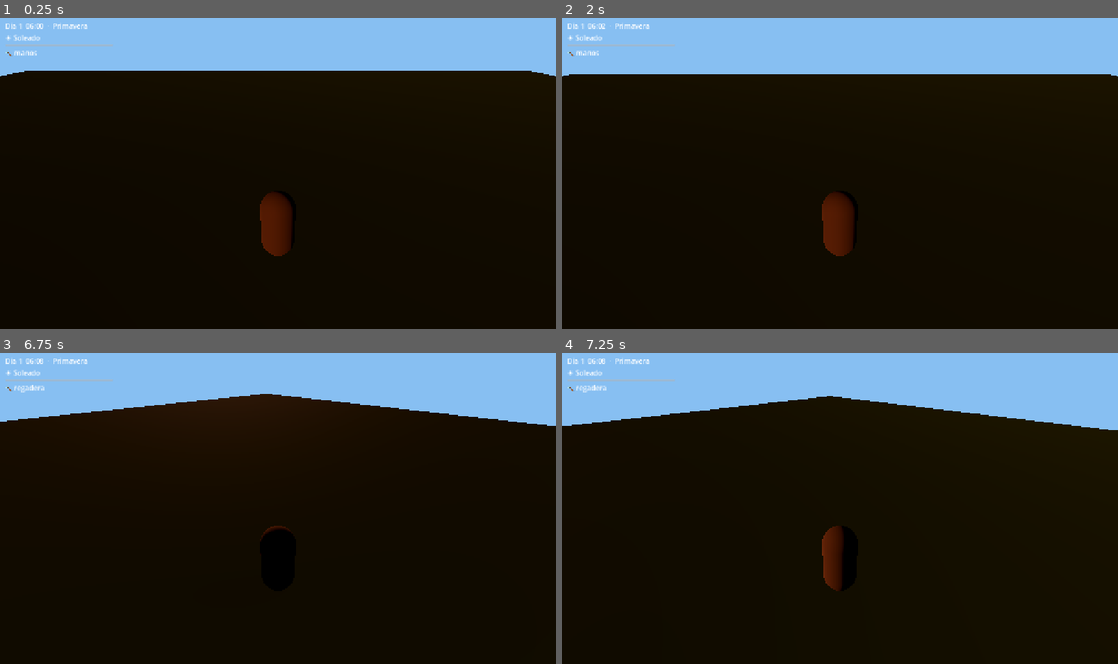
Above: before the commit, frames 1-4 (two rows, left to right).
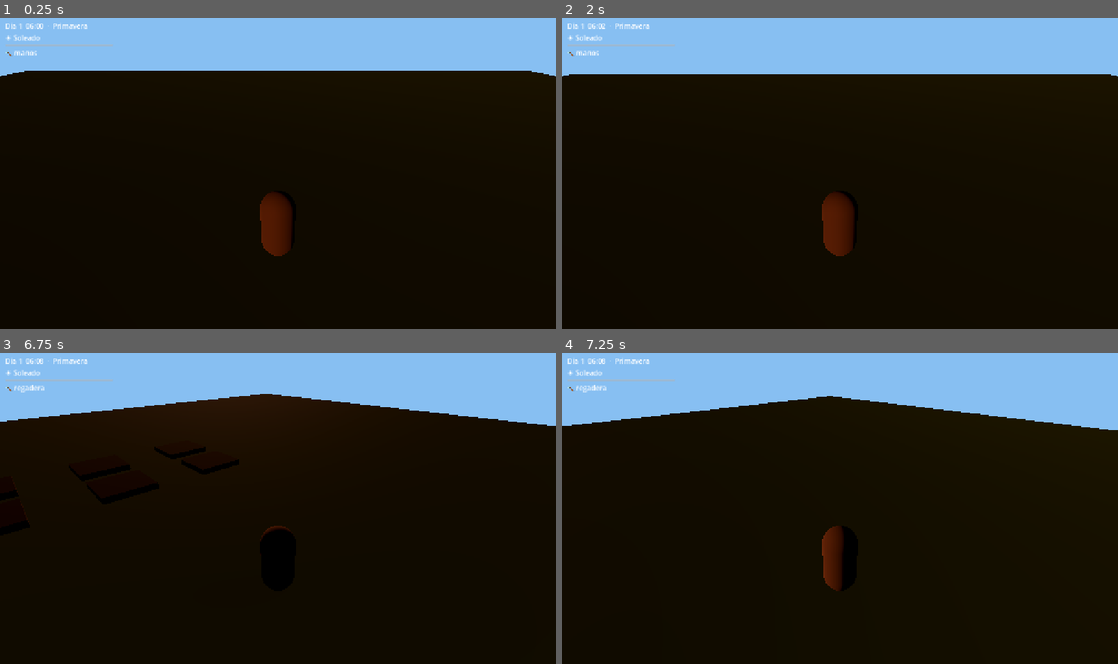
Above: after the commit, the same moments.

Repository: rafael-espinosa-rodriguez/nuestra-vida-en-el-campo
Game: Godot game, scene res://scenes/Main.tscn
Same seed, same stepped clock (60 frames per second), same inputs: the game is played once before the commit and once after it.
Inputs (mouse positions are in pixels of both pictures, inside the frame that each line leads up to):
- Up to frame 1 (0.25 s): no input
- Up to frame 2 (2 s): tap Enter (ui_accept) at 0.5, 0.77, 1.07, 1.25 s; move the mouse to (812, 235) at 0.52 s; hold W (move_forward) 0.53-1.25 s; tap E (interact) at 0.6 s; click (812, 235) at 0.67 s; drag from (1006, 220) to (812, 235) at 1.27 s
- Up to frame 3 (6.75 s): tap Enter (ui_accept) at 2, 3.5, 3.77, 4.07, 5, 6.5 s; move the mouse to (111, 461) at 2.02 s; hold A (move_left) 2.03-2.75 s; hold Shift (sprint) 2.03-2.75 s; tap E (interact) at 2.3, 3.8, 5.1 s; drag from (305, 508) to (111, 461) at 2.77 s; move the mouse to (194, 430) at 3.52 s; hold S (move_back) 3.53-4.25 s; tap 2 at 3.6 s; drag from (400, 492) to (194, 430) at 4.27 s; move the mouse to (166, 524) at 5.02 s; hold W (move_forward) 5.03-5.75 s; click (166, 524) at 5.17 s; drag from (333, 440) to (166, 524) at 5.77 s; move the mouse to (250, 570) at 6.52 s; hold D (move_right) from 6.53 s (still down); hold Shift (sprint) from 6.53 s (still down)
- Up to frame 4 (7.25 s): keep holding D (move_right); keep holding Shift (sprint); tap Enter (ui_accept) at 6.77, 7.07 s; tap E (interact) at 6.8 s

Frames 1-2 are identical in both runs. In frame 3, 0.3% of the frame differs, in the area x 27-43%, y 30-38%; in frame 4, nothing differs.

Commit message:
feat(spec-004): parcelas, cultivos .tres, tick diario, lluvia riega + smoke

Diff:
--- /dev/null
+++ b/resources/data/crops/tomate.tres
@@ -0,0 +1,11 @@
+[gd_resource type="Resource" script_class="CropData" load_steps=2 format=3]
+
+[ext_resource type="Script" path="res://scripts/data/crop_data.gd" id="1"]
+
+[resource]
+script = ExtResource("1")
+crop_id = "tomate"
+display_name = "Tomate"
+grow_days = 4
+season = "primavera"
+needs_water = true
--- /dev/null
+++ b/resources/data/crops/trigo.tres
@@ -0,0 +1,11 @@
+[gd_resource type="Resource" script_class="CropData" load_steps=2 format=3]
+
+[ext_resource type="Script" path="res://scripts/data/crop_data.gd" id="1"]
+
+[resource]
+script = ExtResource("1")
+crop_id = "trigo"
+display_name = "Trigo"
+grow_days = 3
+season = "primavera"
+needs_water = true
--- /dev/null
+++ b/resources/data/crops/zanahoria.tres
@@ -0,0 +1,11 @@
+[gd_resource type="Resource" script_class="CropData" load_steps=2 format=3]
+
+[ext_resource type="Script" path="res://scripts/data/crop_data.gd" id="1"]
+
+[resource]
+script = ExtResource("1")
+crop_id = "zanahoria"
+display_name = "Zanahoria"
+grow_days = 2
+season = "primavera"
+needs_water = true
--- a/scenes/Main.tscn
+++ b/scenes/Main.tscn
@@ -2,6 +2,7 @@
 
 [ext_resource type="PackedScene" path="res://scenes/Player.tscn" id="1"]
 [ext_resource type="PackedScene" path="res://scenes/ui/HUD.tscn" id="2"]
+[ext_resource type="PackedScene" path="res://scenes/Plot.tscn" id="3"]
 
 [sub_resource type="Environment" id="env_day"]
 background_mode = 1
@@ -40,3 +41,21 @@
 [node name="Player" parent="." instance=ExtResource("1")]
 
 [node name="HUD" parent="." instance=ExtResource("2")]
+
+[node name="Plot1" parent="." instance=ExtResource("3")]
+position = Vector3(-4, 0, 6)
+
+[node name="Plot2" parent="." instance=ExtResource("3")]
+position = Vector3(0, 0, 6)
+
+[node name="Plot3" parent="." instance=ExtResource("3")]
+position = Vector3(4, 0, 6)
+
+[node name="Plot4" parent="." instance=ExtResource("3")]
+position = Vector3(-4, 0, 9)
+
+[node name="Plot5" parent="." instance=ExtResource("3")]
+position = Vector3(0, 0, 9)
+
+[node name="Plot6" parent="." instance=ExtResource("3")]
+position = Vector3(4, 0, 9)
--- /dev/null
+++ b/scenes/Plot.tscn
@@ -0,0 +1,30 @@
+[gd_scene load_steps=6 format=3]
+
+[ext_resource type="Script" path="res://scripts/components/plot.gd" id="1"]
+
+[sub_resource type="BoxShape3D" id="area_shape"]
+size = Vector3(2.2, 1.5, 2.2)
+
+[sub_resource type="StandardMaterial3D" id="mat_soil"]
+albedo_color = Color(0.42, 0.3, 0.18, 1)
+
+[sub_resource type="BoxMesh" id="soil_mesh"]
+material = SubResource("mat_soil")
+size = Vector3(2.0, 0.25, 2.0)
+
+[sub_resource type="BoxMesh" id="crop_mesh"]
+size = Vector3(0.5, 0.8, 0.5)
+
+[node name="Plot" type="Area3D"]
+script = ExtResource("1")
+
+[node name="CollisionShape3D" type="CollisionShape3D" parent="."]
+shape = SubResource("area_shape")
+
+[node name="Soil" type="MeshInstance3D" parent="."]
+mesh = SubResource("soil_mesh")
+
+[node name="Crop" type="MeshInstance3D" parent="."]
+visible = false
+position = Vector3(0, 0.5, 0)
+mesh = SubResource("crop_mesh")
--- /dev/null
+++ b/scripts/components/plot.gd
@@ -0,0 +1,163 @@
+class_name Plot
+extends InteractableArea3D
+## Parcela de cultivo (GDD §§23-25, spec 004). Estados: sin arar -> arada -> plantada -> lista.
+## Requiere agua para avanzar; la lluvia riega sola (FarmingSystem.water_all).
+
+enum State { UNTILLED, TILED, PLANTED, READY }
+
+# Duplicado MVP de resources/data/crops/*.tres (grow_days) para logica runtime.
+const GROW_DAYS := {"trigo": 3, "zanahoria": 2, "tomate": 4}
+const SEED_FOR := {"trigo": "semilla_trigo", "zanahoria": "semilla_zanahoria", "tomate": "semilla_tomate"}
+
+var state: int = State.UNTILLED
+var crop_id: String = ""
+var growth: int = 0
+var watered: bool = false
+
+var _mat_dry: StandardMaterial3D
+var _mat_wet: StandardMaterial3D
+var _mat_crop: StandardMaterial3D
+
+@onready var soil: MeshInstance3D = $Soil
+@onready var crop_mesh: MeshInstance3D = $Crop
+
+
+func _ready() -> void:
+	add_to_group("plots")
+	_mat_dry = StandardMaterial3D.new()
+	_mat_dry.albedo_color = Color(0.42, 0.3, 0.18)
+	_mat_wet = StandardMaterial3D.new()
+	_mat_wet.albedo_color = Color(0.22, 0.15, 0.09)
+	_mat_crop = StandardMaterial3D.new()
+	_mat_crop.albedo_color = Color(0.3, 0.7, 0.25)
+	soil.set_surface_override_material(0, _mat_dry)
+	crop_mesh.set_surface_override_material(0, _mat_crop)
+	_refresh()
+
+
+func get_prompt() -> String:
+	match state:
+		State.UNTILLED:
+			return "Arar (azada)"
+		State.TILED:
+			return "Plantar semilla"
+		State.PLANTED:
+			return "Regar (regadera)" if not watered else "Creciendo..."
+		State.READY:
+			return "Cosechar"
+	return prompt
+
+
+func interact(player: Node) -> void:
+	if player == null or not (player is Player):
+		return
+	var pl: Player = player as Player
+	match state:
+		State.UNTILLED:
+			if pl.equipped_tool == "azada" and pl.spend_energy(5.0):
+				till()
+		State.TILED:
+			plant_first_seed()
+		State.PLANTED:
+			if not watered and pl.equipped_tool == "regadera":
+				water()
+		State.READY:
+			if pl.spend_energy(3.0):
+				harvest()
+
+
+func till() -> void:
+	if state != State.UNTILLED:
+		return
+	state = State.TILED
+	_refresh()
+
+
+func plant_first_seed() -> bool:
+	if state != State.TILED:
+		return false
+	for crop: String in ["trigo", "zanahoria", "tomate"]:
+		var seed: String = String(SEED_FOR[crop])
+		if InventorySystem.has(seed):
+			InventorySystem.remove_item(seed)
+			crop_id = crop
+			growth = 0
+			watered = false
+			state = State.PLANTED
+			_refresh()
+			return true
+	return false
+
+
+func plant(crop: String) -> bool:
+	if state != State.TILED or not GROW_DAYS.has(crop):
+		return false
+	var seed: String = String(SEED_FOR[crop])
+	if not InventorySystem.has(seed):
+		return false
+	InventorySystem.remove_item(seed)
+	crop_id = crop
+	growth = 0
+	watered = false
+	state = State.PLANTED
+	_refresh()
+	return true
+
+
+func water() -> void:
+	if state != State.PLANTED:
+		return
+	watered = true
+	_refresh()
+
+
+func new_day() -> void:
+	if state != State.PLANTED:
+		return
+	if watered:
+		growth += 1
+		if growth >= int(GROW_DAYS.get(crop_id, 99)):
+			state = State.READY
+	watered = false
+	_refresh()
+
+
+func harvest() -> String:
+	if state != State.READY:
+		return ""
+	state = State.TILED
+	var got := crop_id
+	crop_id = ""
+	growth = 0
+	watered = false
+	_refresh()
+	InventorySystem.add_item(got)
+	return got
+
+
+func serialize() -> Dictionary:
+	return {"name": name, "state": state, "crop": crop_id, "growth": growth, "watered": watered}
+
+
+func deserialize(d: Dictionary) -> void:
+	state = int(d.get("state", State.UNTILLED))
+	crop_id = String(d.get("crop", ""))
+	growth = int(d.get("growth", 0))
+	watered = bool(d.get("watered", false))
+	_refresh()
+
+
+func _refresh() -> void:
+	if not is_node_ready():
+		return
+	soil.set_surface_override_material(0, _mat_wet if watered or state == State.TILED else _mat_dry)
+	if state == State.PLANTED or state == State.READY:
+		var days: float = float(GROW_DAYS.get(crop_id, 1))
+		var f: float = clampf(float(growth) / days, 0.15, 1.0)
+		if state == State.READY:
+			f = 1.0
+			_mat_crop.albedo_color = Color(0.85, 0.75, 0.3)
+		crop_mesh.visible = true
+		crop_mesh.scale = Vector3(f, f, f)
+	else:
+		crop_mesh.visible = false
--- a/scripts/systems/farming_system.gd
+++ b/scripts/systems/farming_system.gd
@@ -1,17 +1,41 @@
 extends Node
-## Parcelas con suelo/humedad/etapa (GDD §§23-25). Autoload. TODO spec 004.
-
-func till(plot_id: String) -> void:
-	pass
+## Sistema de agricultura (GDD §§23-26, spec 004). Autoload "FarmingSystem".
+## Avanza cultivos con TimeSystem.day_changed; la lluvia riega sola.
 
 
-func plant(plot_id: String, crop_id: String) -> void:
-	pass
+func _ready() -> void:
+	var time_sys: Node = get_node_or_null("/root/TimeSystem")
+	if time_sys != null:
+		time_sys.connect("day_changed", on_new_day)
 
 
-func water(plot_id: String) -> void:
-	pass
+func on_new_day(_day: int) -> void:
+	var weather: Node = get_node_or_null("/root/WeatherSystem")
+	if weather != null and int(weather.get("current")) == 2:
+		water_all()
+	for plot: Node in get_tree().get_nodes_in_group("plots"):
+		if plot.has_method("new_day"):
+			plot.new_day()
 
 
-func harvest(plot_id: String) -> void:
-	pass
+func water_all() -> void:
+	for plot: Node in get_tree().get_nodes_in_group("plots"):
+		if plot.has_method("water"):
+			plot.water()
+
+
+func serialize() -> Array:
+	var out := []
+	for plot: Node in get_tree().get_nodes_in_group("plots"):
+		if plot.has_method("serialize"):
+			out.append(plot.serialize())
+	return out
+
+
+func deserialize(arr: Array) -> void:
+	var by_name := {}
+	for plot: Node in get_tree().get_nodes_in_group("plots"):
+		by_name[String((plot as Node).name)] = plot
+	for d: Variant in arr:
+		if typeof(d) == TYPE_DICTIONARY and by_name.has(String(d.get("name", ""))):
+			by_name[String(d.get("name", ""))].deserialize(d)
--- a/scripts/systems/save_system.gd
+++ b/scripts/systems/save_system.gd
@@ -13,6 +13,7 @@
 		"hour": _get_time_hour(),
 		"player_pos": _player_pos(),
 		"inventory": _get_inventory(),
+		"plots": _get_plots(),
 		"money": 0,
 		"memories": [],
 	}
@@ -48,6 +49,10 @@
 			for p: Node in get_tree().get_nodes_in_group("player"):
 				if p is Node3D:
 					(p as Node3D).global_position = Vector3(float(a[0]), float(a[1]), float(a[2]))
+	if data.has("plots") and typeof(data["plots"]) == TYPE_ARRAY:
+		var farm: Node = get_node_or_null("/root/FarmingSystem")
+		if farm != null and farm.has_method("deserialize"):
+			farm.deserialize(data["plots"])
 	return true
 
 
@@ -81,6 +86,13 @@
 	return {}
 
 
+func _get_plots() -> Array:
+	var farm: Node = get_node_or_null("/root/FarmingSystem")
+	if farm != null and farm.has_method("serialize"):
+		return farm.serialize()
+	return []
+
+
 func _player_pos() -> Array:
 	for p: Node in get_tree().get_nodes_in_group("player"):
 		if p is Node3D:
--- a/scripts/systems/time_system.gd
+++ b/scripts/systems/time_system.gd
@@ -15,18 +15,24 @@
 	hour += delta * 24.0 / (day_length_minutes * 60.0)
 	if hour >= 24.0:
 		hour -= 24.0
-		current_day += 1
-		day_changed.emit(current_day)
+		_change_day()
 	time_changed.emit(hour)
 	_apply_to_scene()
+
+
+func _change_day() -> void:
+	current_day += 1
+	var weather: Node = get_node_or_null("/root/WeatherSystem")
+	if weather != null and weather.has_method("roll_daily_weather"):
+		weather.roll_daily_weather(current_day)
+	day_changed.emit(current_day)
 
 
 func sleep_until_morning() -> void:
 	# Dormir pasada la medianoche (00:00-05:00) deja cansancio (GDD §8).
 	last_sleep_late = hour < 5.0
-	current_day += 1
 	hour = 6.0
-	day_changed.emit(current_day)
+	_change_day()
 	time_changed.emit(hour)
 	_apply_to_scene()
 	var save_sys: Node = get_node_or_null("/root/SaveSystem")
--- a/scripts/systems/weather_system.gd
+++ b/scripts/systems/weather_system.gd
@@ -1,11 +1,19 @@
 extends Node
-## Clima MVP: soleado/nublado/lluvia (GDD §36). Autoload. TODO spec 007.
+## Clima MVP: soleado/nublado/lluvia (GDD §36). Autoload "WeatherSystem".
+## Semana determinista (spec 007/008): D6 lluvia siempre; resto fijo para el guion.
+
+signal weather_changed(new_weather: int)
 
 enum Weather { SOLEADO, NUBLADO, LLUVIA }
 
-var current: Weather = Weather.SOLEADO
+# Dia -> clima (1-7). Post-MVP: aleatorio por estacion.
+const WEEK := {1: 0, 2: 0, 3: 1, 4: 0, 5: 1, 6: 2, 7: 0}
+
+var current: int = Weather.SOLEADO
 
 
 func roll_daily_weather(day: int) -> void:
-	if day == 6:
-		current = Weather.LLUVIA
+	var w: int = int(WEEK.get(day, Weather.SOLEADO))
+	if w != current:
+		current = w
+		weather_changed.emit(current)
--- /dev/null
+++ b/tests/smoke_004.gd
@@ -0,0 +1,64 @@
+extends SceneTree
+## Smoke spec 004: arar/plantar/regar con jugador, tick diario, cosecha, lluvia riega.
+
+var _frames := 0
+var _time: Node
+var _weather: Node
+var _inv: Node
+
+
+func _process(_delta: float) -> bool:
+	_frames += 1
+	if _frames == 5:
+		_run()
+		quit()
+	return false
+
+
+func _new_day(n: int) -> void:
+	# Replica TimeSystem._change_day: primero clima, luego tick.
+	_weather.call("roll_daily_weather", n)
+	_time.set("current_day", n)
+	_time.emit_signal("day_changed", n)
+
+
+func _run() -> void:
+	var main: Node = load("res://scenes/Main.tscn").instantiate()
+	root.add_child(main)
+	var plots: Array[Node] = get_nodes_in_group("plots")
+	assert(plots.size() == 6, "6 parcelas en Main")
+	_time = root.get_node_or_null("TimeSystem")
+	_weather = root.get_node_or_null("WeatherSystem")
+	_inv = root.get_node_or_null("InventorySystem")
+	var player: Node = get_nodes_in_group("player")[0]
+	assert(player.call("equip", "azada"), "equipa azada")
+	plots[0].interact(player)
+	assert(int(plots[0].get("state")) == 1, "E+azada ara la parcela")
+	assert(player.call("equip", "regadera"), "equipa regadera")
+	assert(bool(plots[0].call("plant", "trigo")), "planta trigo con semilla del kit")
+	# Trigo: 3 dias regados.
+	plots[0].call("water")
+	_new_day(2)
+	plots[0].call("water")
+	_new_day(3)
+	plots[0].call("water")
+	_new_day(4)
+	assert(int(plots[0].get("state")) == 3, "trigo listo en 3 dias regados")
+	plots[0].interact(player)
+	assert(int(plots[0].get("state")) == 1, "cosechar deja arada")
+	assert(int(_inv.call("get_count", "trigo")) >= 1, "cosecha suma trigo")
+	# Zanahoria: 2 dias; D6 llueve y riega sola.
+	assert(player.call("equip", "azada"), "re-equipa azada")
+	plots[1].interact(player)
+	assert(bool(plots[1].call("plant", "zanahoria")), "planta zanahoria")
+	plots[1].call("water")
+	_new_day(5)
+	assert(int(plots[1].get("state")) == 2, "dia 5 sigue creciendo")
+	assert(int(_weather.get("current")) != 2, "D5 no llueve")
+	# D6 NO se riega a mano: la lluvia debe hacerlo.
+	_new_day(6)
+	assert(int(_weather.get("current")) == 2, "D6 llueve")
+	assert(int(plots[1].get("state")) == 3, "D6 lluvia riega sola y completa la zanahoria")
+	_new_day(7)
+	assert(int(plots[1].get("state")) == 3, "lista se mantiene")
+	print("SMOKE004 OK")
